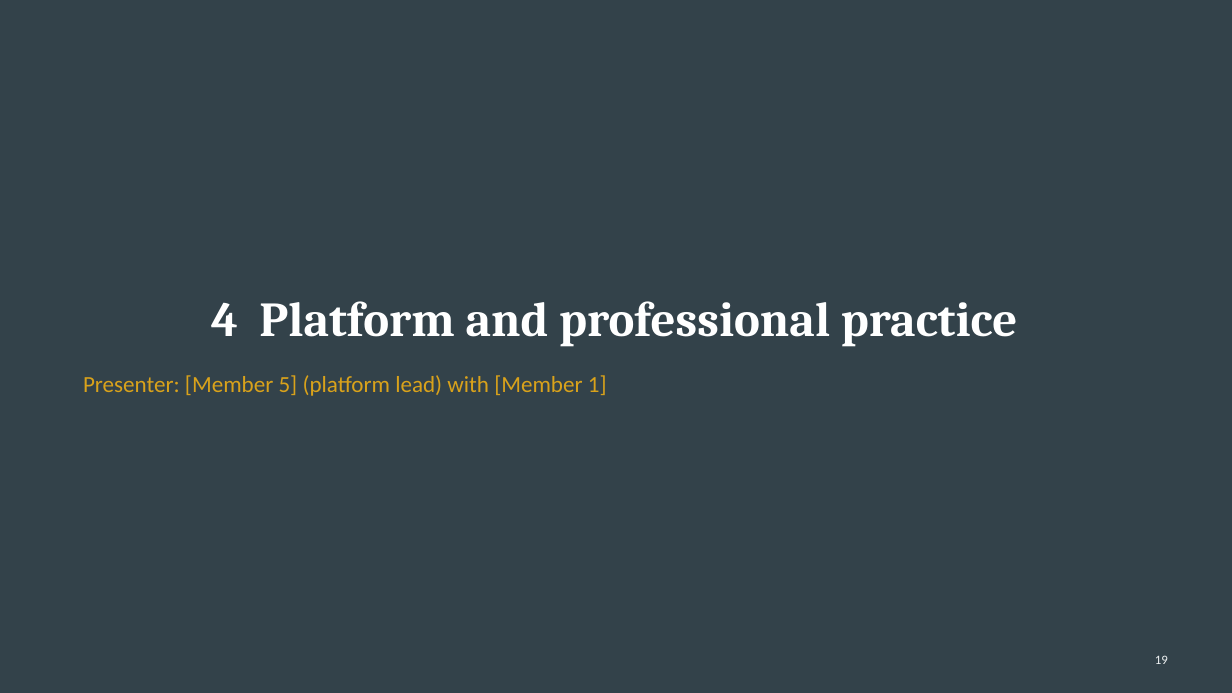
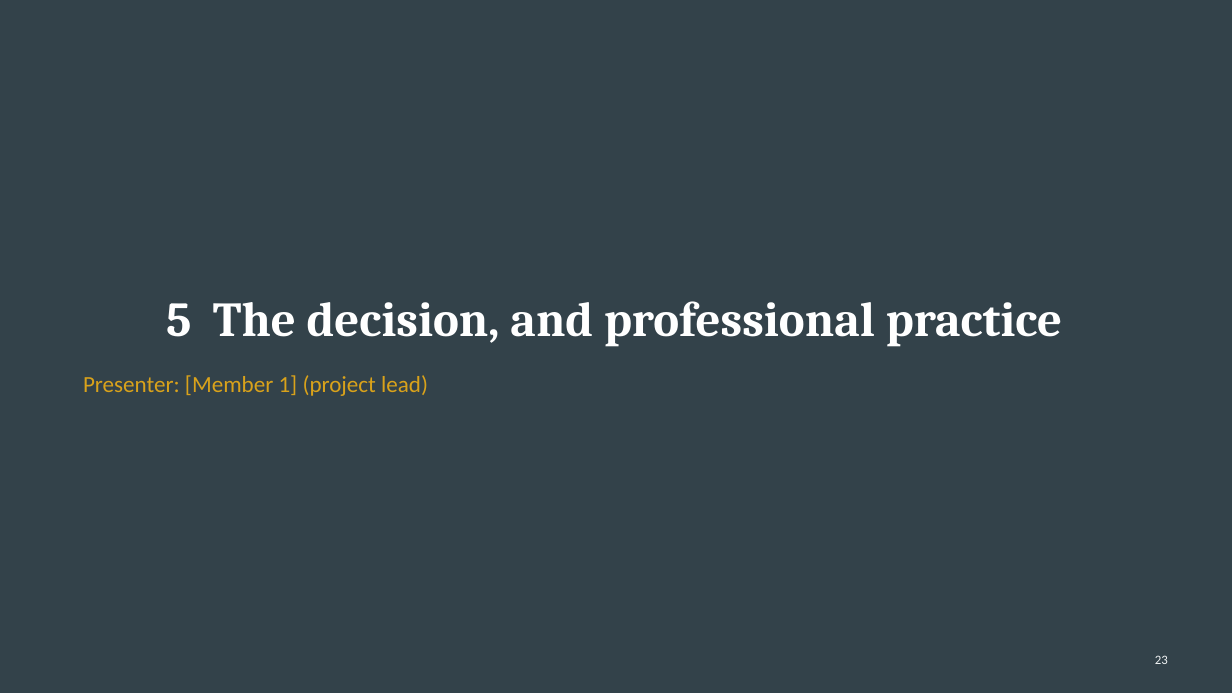
Before and after one commit to evreythi/mine413, a slide deck: slide 23 of docs/build/D7_Presentation.pptx (slide 19 before the commit). Drawn at 1232x693 pixels with LibreOffice and Linux fonts; fonts in the diff are those of the drawing. Boxes give left, top, right and bottom in pixels: in the first picture for what was removed or moved away, otherwise in the second. Text is boxed around its words. In the diff, an @@ line names an element or a change of style, - is before the commit and + after.

```diff
--- a/docs/build/D7_Presentation.pptx
+++ b/docs/build/D7_Presentation.pptx
@@ title at <box>166,301,1062,347</box>: text changed @@
-4 Platform and professional practice
+5 The decision, and professional practice
@@ text at <box>83,375,428,396</box>: text changed @@
-Presenter: [Member 5] (platform lead) with [Member 1]
+Presenter: [Member 1] (project lead)
@@ page number at <box>1155,655,1168,664</box>: text changed @@
-19
+23
```
Also in this commit, not shown: 8 other slides changed, 3 slides added, 49 other files.
